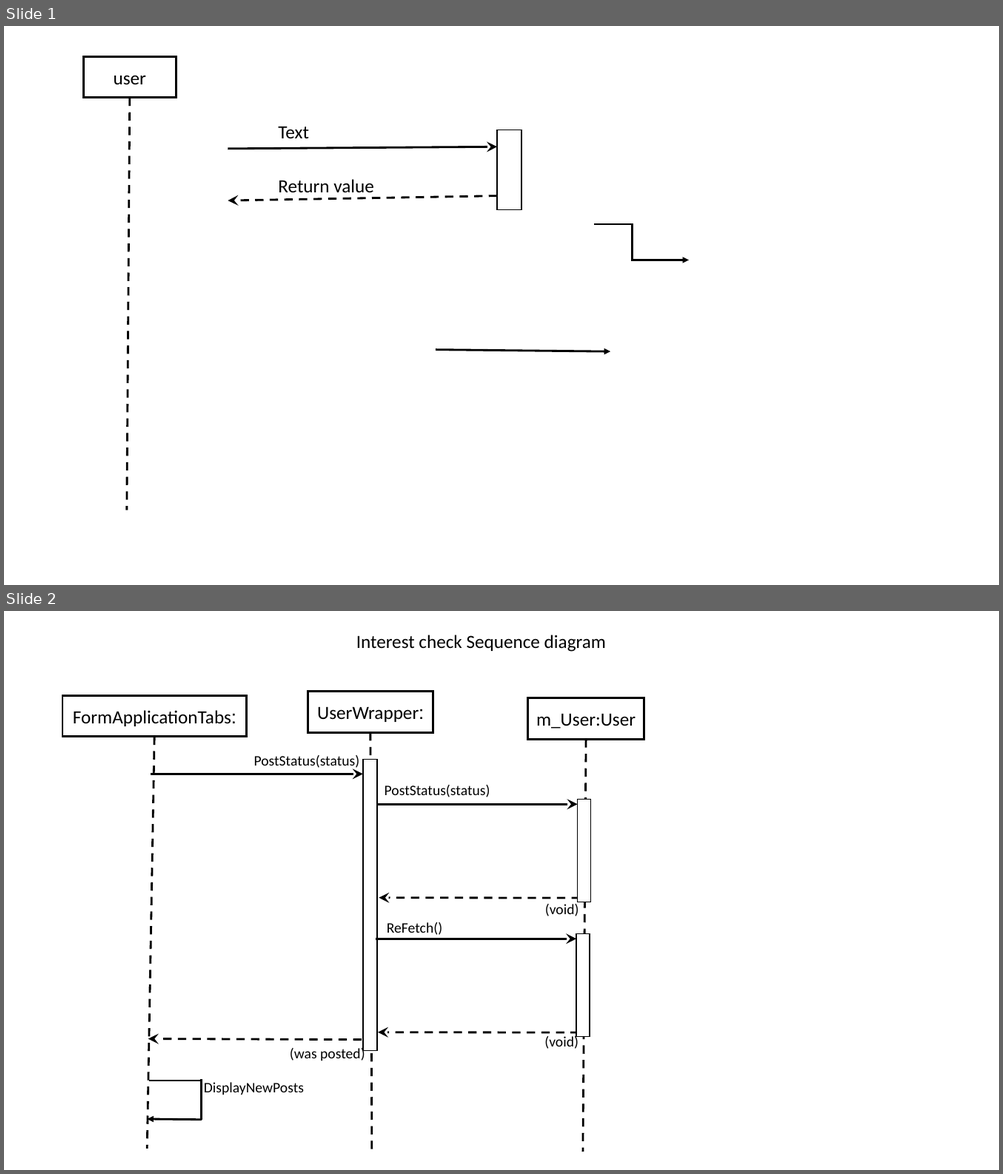
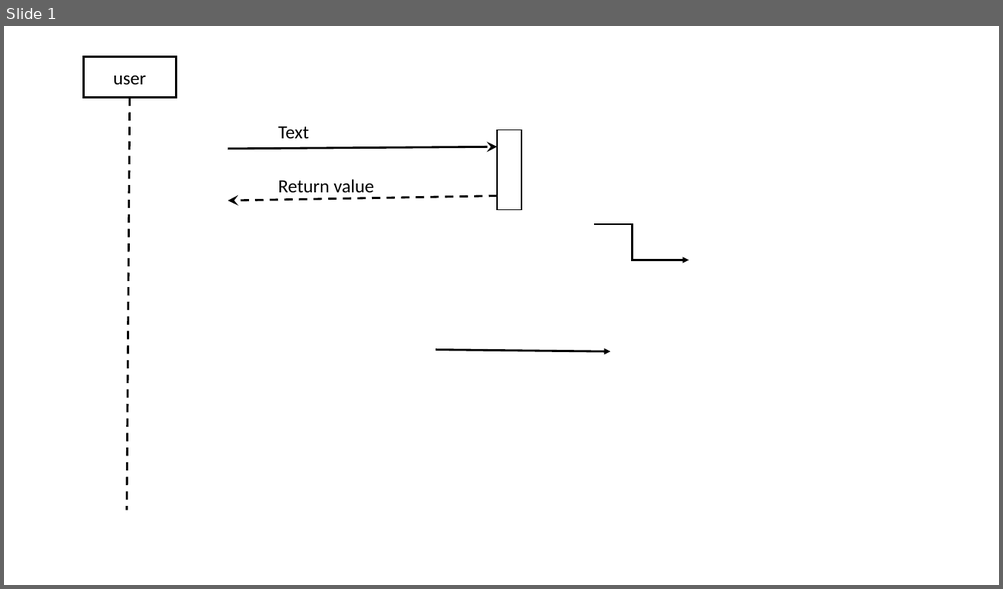
Before and after one commit to nihohit/Design-Pattern-HW, a slide deck: ex01/sequence diagrams.pptx. Shown one above the other, each under a label of ours: slides 1 and 2 before the commit, slide 1 after it. The pictures are 1003x1174 and 1003x589 pixels, drawn with LibreOffice and Linux fonts; fonts in the diff are those of the drawing. Boxes give left, top, right and bottom in pixels: in the first picture for what was removed or moved away, otherwise in the second. Text is boxed around its words. In the diff, an @@ line names an element or a change of style, - is before the commit and + after.

```diff
--- a/ex01/sequence diagrams.pptx
+++ b/ex01/sequence diagrams.pptx
@@ slide 2 removed at [4, 611, 999, 1170], background #FFFFFF @@
@@ text removed at [356, 635, 606, 652] @@
-Interest check Sequence diagram
@@ rectangle removed at [62, 695, 246, 736] @@
-:FormApplicationTabs
@@ rectangle removed at [307, 692, 433, 732] @@
-:UserWrapper
@@ rectangle removed at [528, 698, 644, 739] @@
-m_User:User
@@ line removed from (155, 736) to (148, 1149) @@
@@ line removed from (370, 732) to (372, 1152) @@
@@ line removed from (586, 739) to (583, 1152) @@
@@ text removed at [254, 755, 360, 770] @@
-PostStatus(status)
@@ group removed at [148, 760, 490, 1051]: 2 arrows, 1 rectangle, 1 text @@
-PostStatus(status)
@@ arrow removed from (377, 804) to (577, 804) @@
@@ rectangle removed at [577, 799, 590, 902] @@
@@ arrow removed from (580, 898) to (378, 898) @@
@@ text removed at [545, 904, 579, 917] @@
-(void)
@@ arrow removed from (375, 940) to (576, 940) @@
@@ text removed at [387, 923, 442, 935] @@
-ReFetch()
@@ rectangle removed at [576, 934, 589, 1037] @@
@@ text removed at [290, 1047, 364, 1061] @@
-(was posted)
@@ arrow removed from (578, 1034) to (378, 1033) @@
@@ text removed at [544, 1035, 578, 1049] @@
-(void)
@@ line removed from (202, 1081) to (149, 1081) @@
@@ line removed from (202, 1121) to (202, 1079) @@
@@ text removed at [204, 1082, 304, 1095] @@
-DisplayNewPosts
@@ arrow removed from (202, 1120) to (148, 1120) @@
```
Also in this commit, not shown: 2 slides added, 3 other files.
